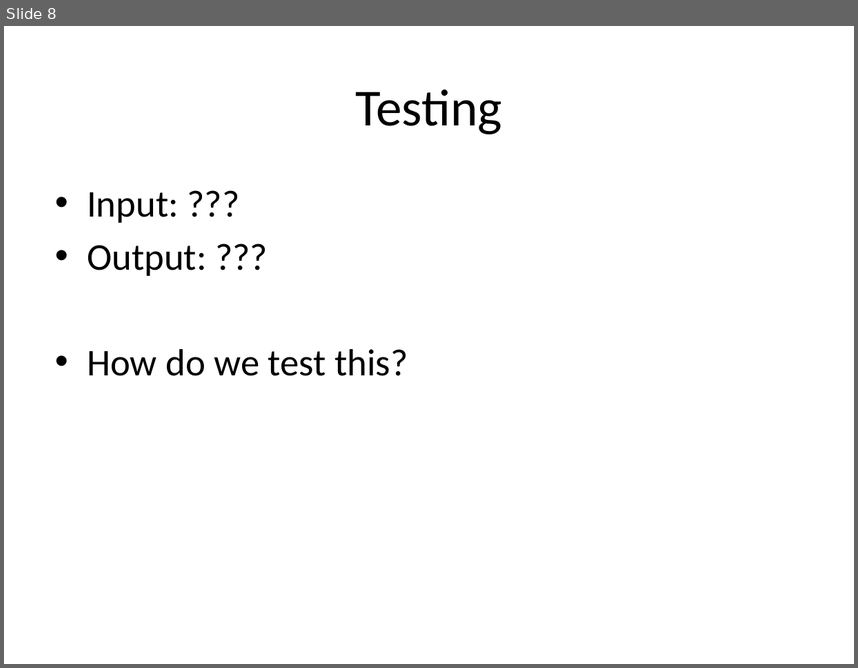
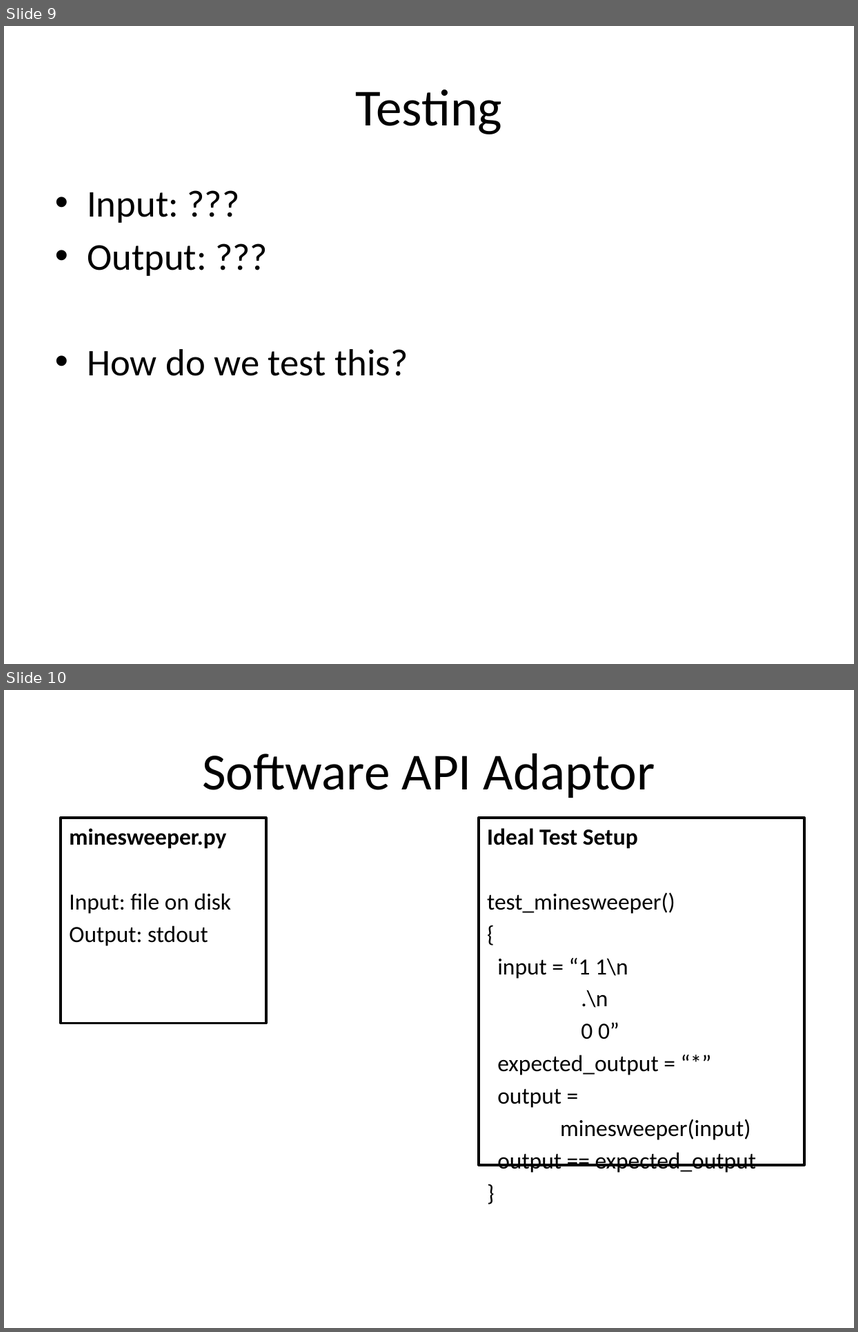
Before and after one commit to LosAlamosCodingDojo/minesweeper-kata, a slide deck: dojo3.pptx. Shown one above the other, each under a label of ours: slide 8 before the commit, slides 9 and 10 after it. The pictures are 858x668 and 858x1332 pixels, drawn with LibreOffice and Linux fonts; fonts in the diff are those of the drawing. Boxes give left, top, right and bottom in pixels: in the first picture for what was removed or moved away, otherwise in the second. Text is boxed around its words. In the diff, an @@ line names an element or a change of style, - is before the commit and + after.

```diff
--- a/dojo3.pptx
+++ b/dojo3.pptx
@@ slide 10 added at (4, 690, 854, 1328), background #FFFFFF @@
@@ title added at (202, 753, 655, 798), 44 pt, text #000000 @@
+Software API Adaptor
@@ text added at (61, 818, 267, 1023), outline #000000 2 pt, 19.6 pt, text #000000 @@
+minesweeper.py
+Input: file on disk
+Output: stdout
@@ text added at (478, 818, 804, 1164), outline #000000 2 pt, 19.6 pt, text #000000 @@
+Ideal Test Setup
+test_minesweeper()
+{
+input = “1 1\n
+.\n
+0 0”
+expected_output = “*”
+output =
+minesweeper(input)
+output == expected_output
+}
@@ what was slide 8 is now slide 9 @@
```
Also in this commit, not shown: 6 slides changed, 3 other slides added, 1 slide removed.
